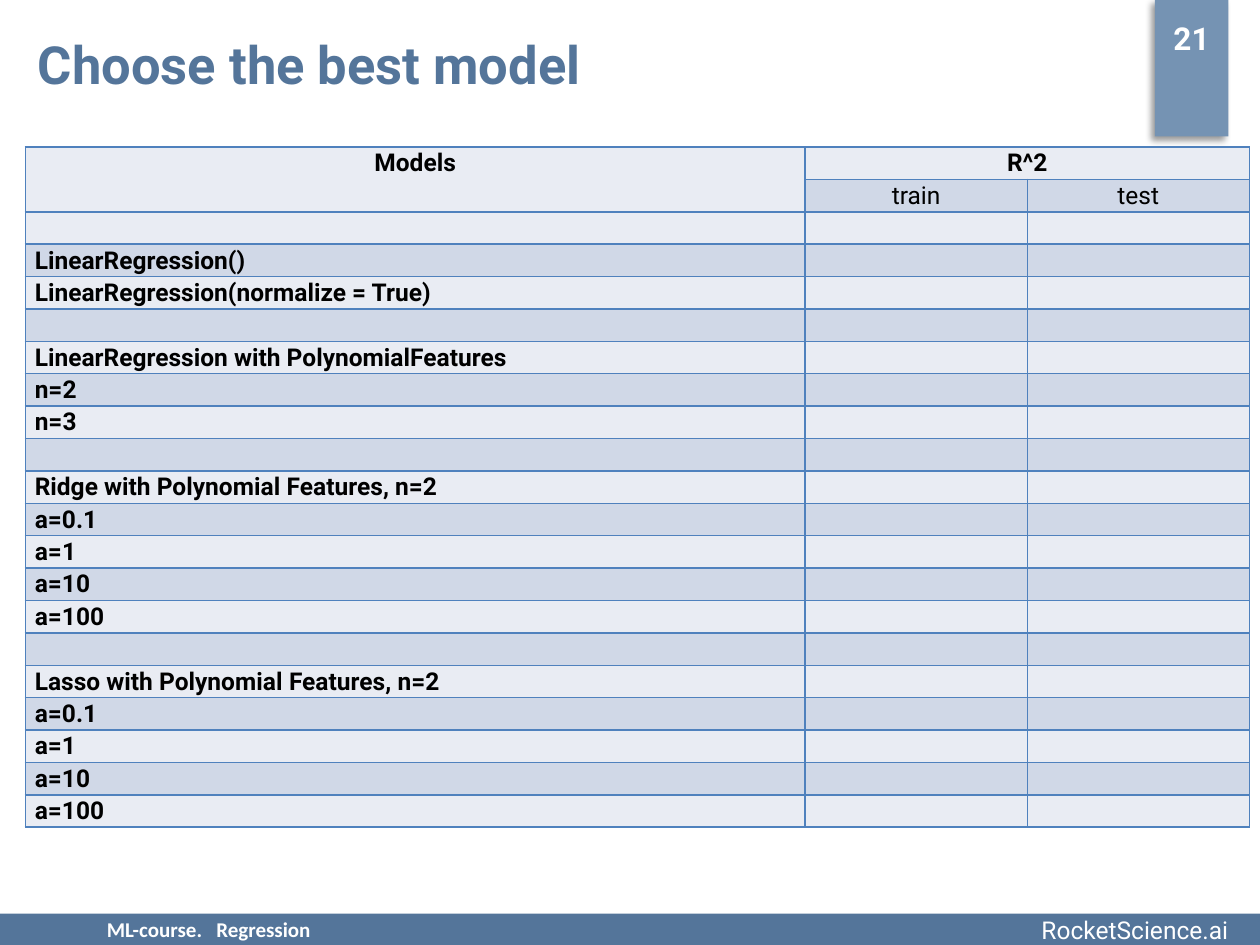
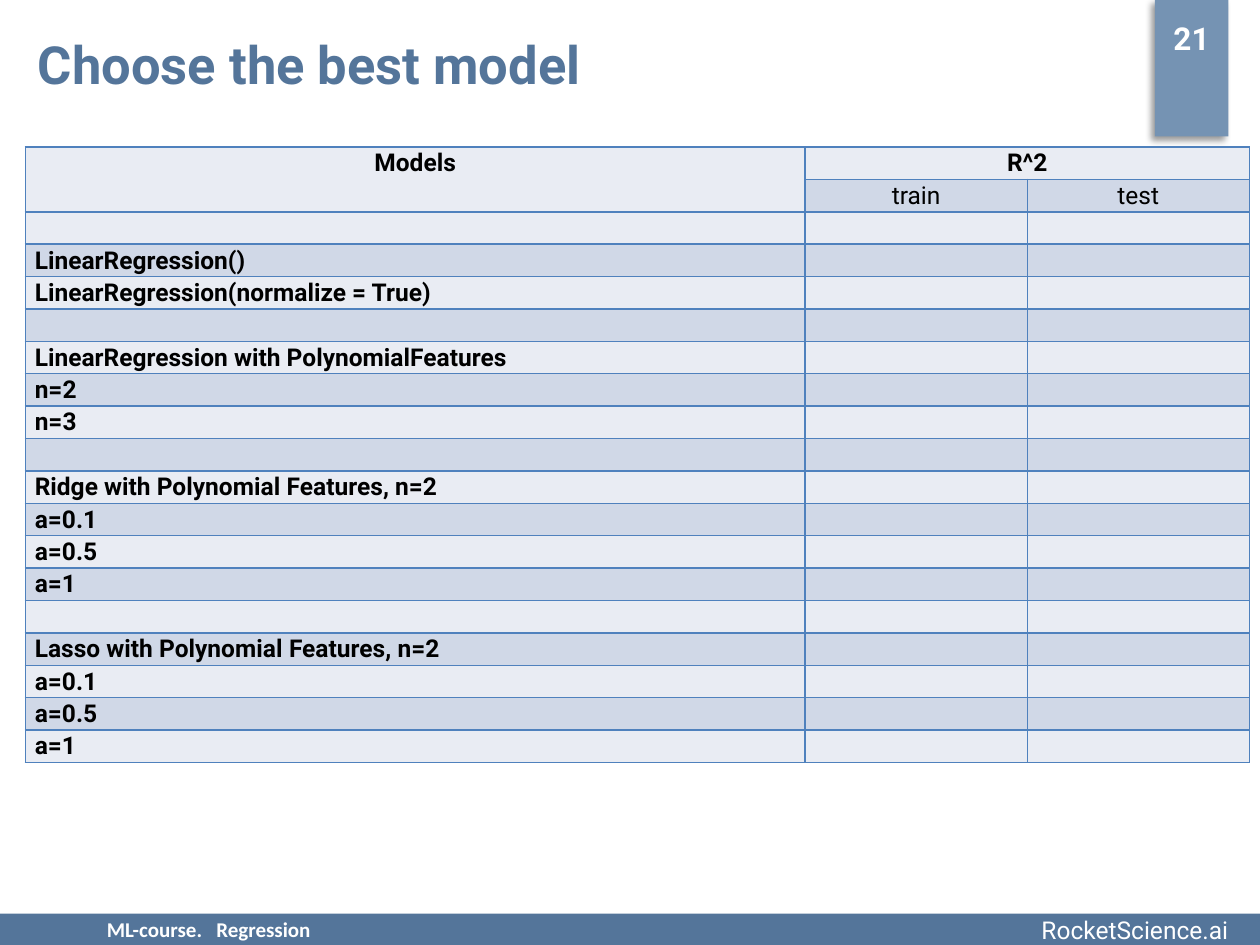
Before and after one commit to rjaffk/tensorby, a slide deck: slide 21 of lecture_regression/presentation/lecture_regression.pptx. Drawn at 1260x945 pixels with LibreOffice and Linux fonts; fonts in the diff are those of the drawing; background and template pictures are left out. Boxes give left, top, right and bottom in pixels: in the first picture for what was removed or moved away, otherwise in the second. Text is boxed around its words. In the diff, an @@ line names an element or a change of style, - is before the commit and + after.

```diff
--- a/lecture_regression/presentation/lecture_regression.pptx
+++ b/lecture_regression/presentation/lecture_regression.pptx
@@ table at <box>25,147,1249,764</box> @@
+row 13: a=0.5 |  | 
-row 14: a=10 |  | 
-row 15: a=100 |  | 
+row 18: a=0.5 |  | 
-row 20: a=10 |  | 
-row 21: a=100 |  | 
```
Also in this commit, not shown: 1 other file.
